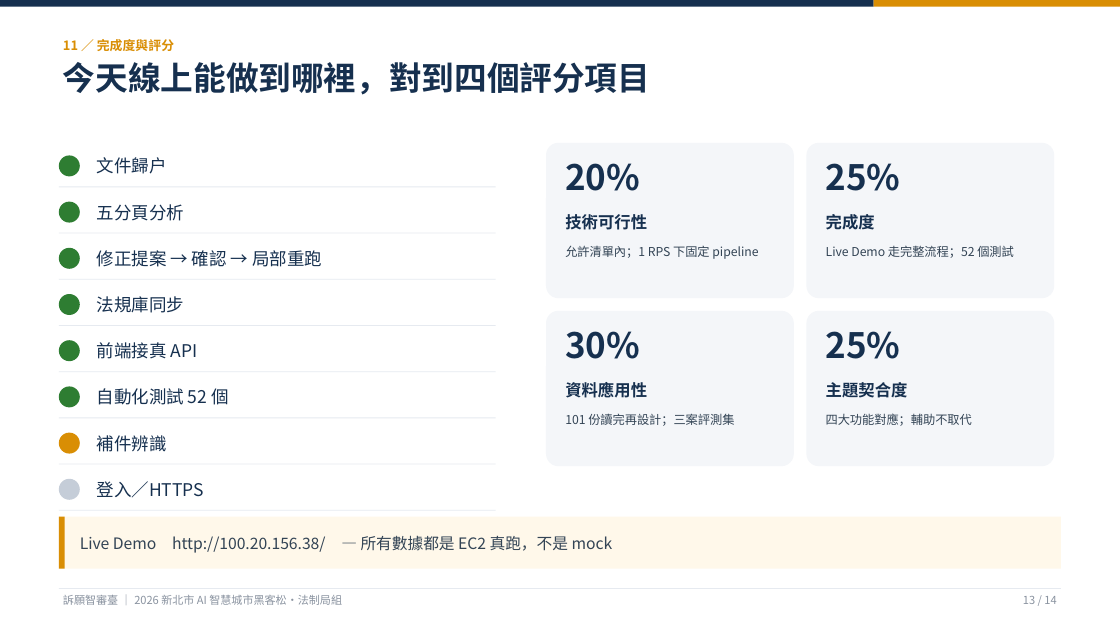
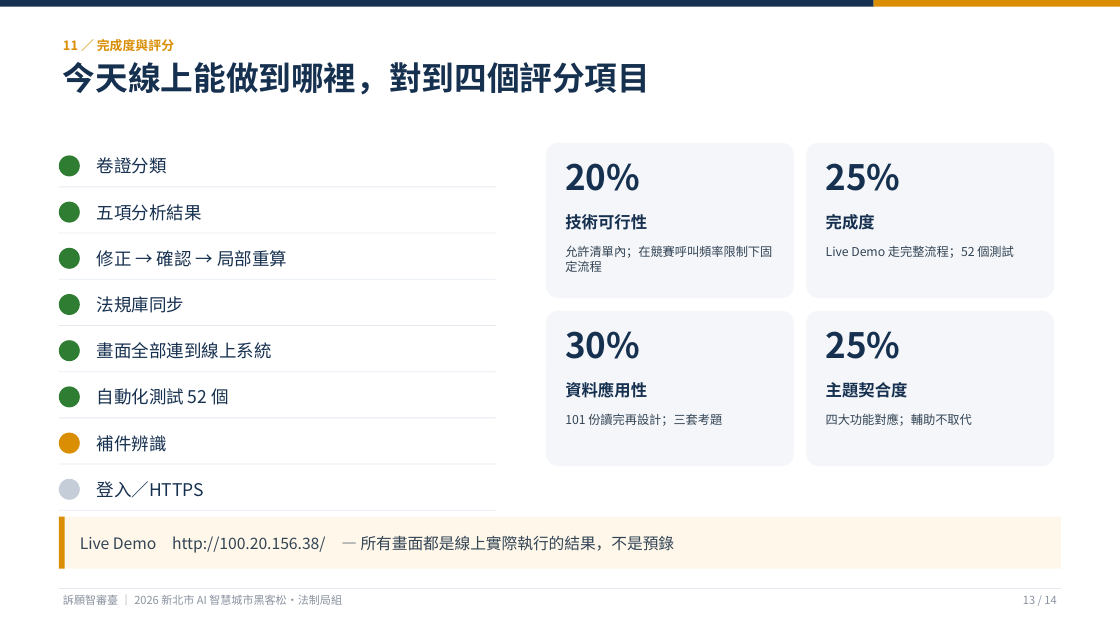
Before and after one commit to KevinMursh/hackathon_wisxxxx, a slide deck: slide 13 of docs/提案/提案簡報-訴願智審臺.pptx. Drawn at 1120x630 pixels with LibreOffice and Linux fonts; fonts in the diff are those of the drawing. Boxes give left, top, right and bottom in pixels: in the first picture for what was removed or moved away, otherwise in the second. Text is boxed around its words. In the diff, an @@ line names an element or a change of style, - is before the commit and + after.

```diff
--- a/docs/提案/提案簡報-訴願智審臺.pptx
+++ b/docs/提案/提案簡報-訴願智審臺.pptx
@@ text at [97,157,167,174]: text changed @@
-文件歸戶
+卷證分類
@@ text at [97,204,202,221]: text changed @@
-五分頁分析
+五項分析結果
@@ text at [97,250,287,267]: text changed @@
-修正提案 → 確認 → 局部重跑
+修正 → 確認 → 局部重算
@@ text at [565,245,772,272]: text changed @@
-允許清單內；1 RPS 下固定 pipeline
+允許清單內；在競賽呼叫頻率限制下固定流程
@@ text at [97,342,272,359]: text changed @@
-前端接真 API
+畫面全部連到線上系統
@@ text at [565,413,722,426]: text changed @@
-101 份讀完再設計；三案評測集
+101 份讀完再設計；三套考題
@@ text at [80,535,675,553]: text changed @@
-Live Demo http://100.20.156.38/ — 所有數據都是 EC2 真跑，不是 mock
+Live Demo http://100.20.156.38/ — 所有畫面都是線上實際執行的結果，不是預錄
```
Also in this commit, not shown: 13 other slides changed, 4 other files.
